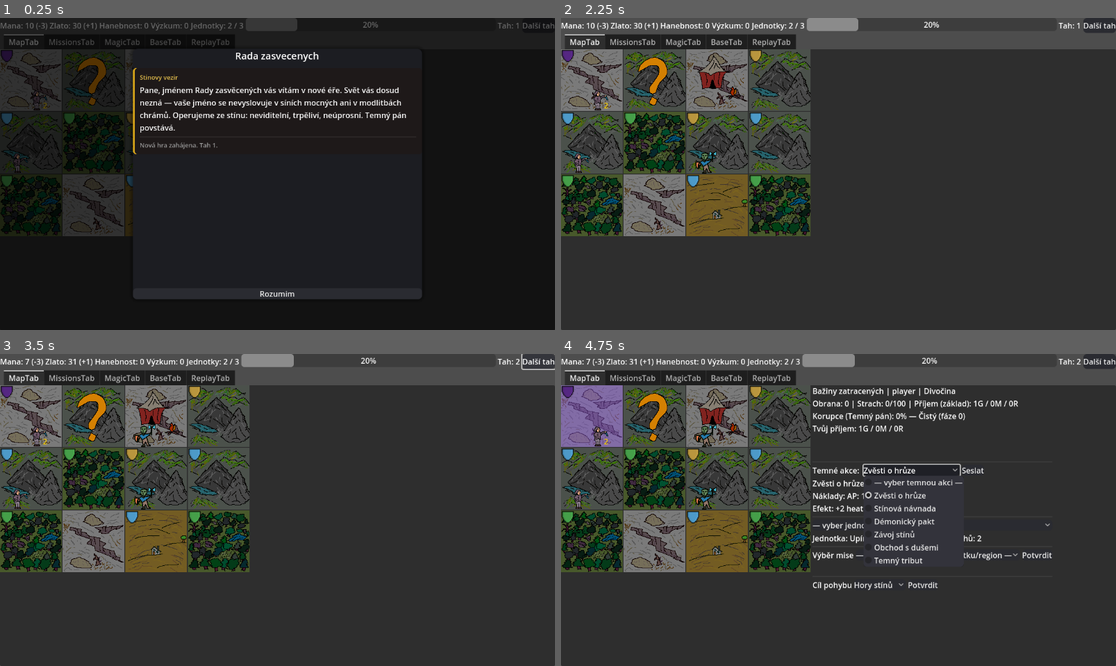
Above: before the commit, frames 1-4 (two rows, left to right).
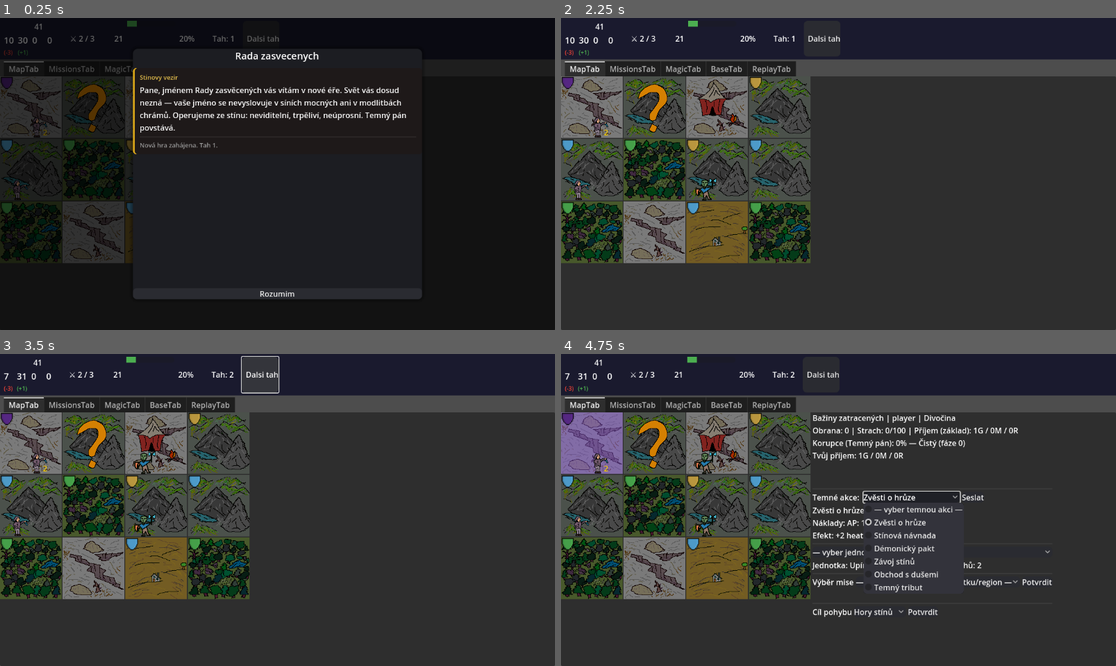
Above: after the commit, the same moments.

Repository: HannibalCZ/dark-lord
Game: Godot game, scene res://scenes/Main.tscn
The game is run twice, just before and just after one commit, with the same random seed, the same clock (stepped at 60 frames per second) and the same inputs.
Inputs (mouse positions are in pixels of both pictures, inside the frame that each line leads up to):
- Up to frame 1 (0.25 s): no input
- Up to frame 2 (2.25 s): click "Další tah" (after the commit: "Dalsi tah") at 0.5 s; click (594, 80) at 1.27 s; click "Rozumim" at 2 s
- Up to frame 3 (3.5 s): click "Další tah" (after the commit: "Dalsi tah") at 2.75 s
- Up to frame 4 (4.75 s): click (594, 416) at 3.52 s; click "Zvěsti o hrůze" at 4.25 s

The runs differ from the first frame. In frame 1, 7.5% of the frame differs, in the area x 0-100%, y 0-79%; in frame 2, 34%; in frame 3, 34%; in frame 4, 39%, in the area x 0-100%, y 0-85%.

Commit message:
TopBar HUD — vizuální bloky zdrojů s ikonkami a barevným heat barem
Co-Authored-By: Claude Sonnet 4.6 <noreply@anthropic.com>

Diff:
--- a/scenes/ui/TopBar.tscn
+++ b/scenes/ui/TopBar.tscn
@@ -2,48 +2,132 @@
 
 [ext_resource type="Script" uid="uid://ulfdh1hbfao7" path="res://scripts/ui/TopBar.gd" id="1_wqstq"]
 
-[node name="TopBar" type="Control"]
+[node name="TopBar" type="PanelContainer"]
 layout_mode = 3
 anchors_preset = 0
 script = ExtResource("1_wqstq")
 
 [node name="HBoxContainer" type="HBoxContainer" parent="."]
-layout_mode = 1
-anchors_preset = 10
-anchor_right = 1.0
-offset_bottom = 31.0
-grow_horizontal = 2
+layout_mode = 2
+theme_override_constants/separation = 16
 
-[node name="Label" type="Label" parent="HBoxContainer"]
+[node name="Resources" type="HBoxContainer" parent="HBoxContainer"]
 layout_mode = 2
-text = "Mana: 0"
+theme_override_constants/separation = 8
 
-[node name="Label2" type="Label" parent="HBoxContainer"]
-layout_mode = 2
-text = "Suroviny: 0"
-
-[node name="Label3" type="Label" parent="HBoxContainer"]
-layout_mode = 2
-text = "Hanebnost: 0"
-
-[node name="ResearchLabel" type="Label" parent="HBoxContainer"]
-layout_mode = 2
-text = "Výzkum: 0"
-
-[node name="UnitsLabel" type="Label" parent="HBoxContainer"]
+[node name="ManaBlock" type="VBoxContainer" parent="HBoxContainer/Resources"]
 layout_mode = 2
 
-[node name="ProgressBar" type="ProgressBar" parent="HBoxContainer"]
+[node name="Icon" type="Label" parent="HBoxContainer/Resources/ManaBlock"]
 layout_mode = 2
+text = "\u2726"
+theme_override_font_sizes/font_size = 16
+
+[node name="Value" type="Label" parent="HBoxContainer/Resources/ManaBlock"]
+layout_mode = 2
+text = "0"
+theme_override_font_sizes/font_size = 18
+
+[node name="Delta" type="Label" parent="HBoxContainer/Resources/ManaBlock"]
+layout_mode = 2
+theme_override_font_sizes/font_size = 12
+theme_override_colors/font_color = Color(0.533, 0.533, 0.533, 1)
+
+[node name="ZlatoBlock" type="VBoxContainer" parent="HBoxContainer/Resources"]
+layout_mode = 2
+
+[node name="Icon" type="Label" parent="HBoxContainer/Resources/ZlatoBlock"]
+layout_mode = 2
+text = "\u25ce"
+theme_override_font_sizes/font_size = 16
+
+[node name="Value" type="Label" parent="HBoxContainer/Resources/ZlatoBlock"]
+layout_mode = 2
+text = "0"
+theme_override_font_sizes/font_size = 18
+
+[node name="Delta" type="Label" parent="HBoxContainer/Resources/ZlatoBlock"]
+layout_mode = 2
+theme_override_font_sizes/font_size = 12
+theme_override_colors/font_color = Color(0.533, 0.533, 0.533, 1)
+
+[node name="HanebnostBlock" type="VBoxContainer" parent="HBoxContainer/Resources"]
+layout_mode = 2
+
+[node name="Icon" type="Label" parent="HBoxContainer/Resources/HanebnostBlock"]
+layout_mode = 2
+text = "\U0001f441"
+theme_override_font_sizes/font_size = 16
+
+[node name="Value" type="Label" parent="HBoxContainer/Resources/HanebnostBlock"]
+layout_mode = 2
+text = "0"
+theme_override_font_sizes/font_size = 18
+
+[node name="Delta" type="Label" parent="HBoxContainer/Resources/HanebnostBlock"]
+layout_mode = 2
+theme_override_font_sizes/font_size = 12
+theme_override_colors/font_color = Color(0.533, 0.533, 0.533, 1)
+
+[node name="VyzkumBlock" type="VBoxContainer" parent="HBoxContainer/Resources"]
+layout_mode = 2
+
+[node name="Icon" type="Label" parent="HBoxContainer/Resources/VyzkumBlock"]
+layout_mode = 2
+text = "\u2697"
+theme_override_font_sizes/font_size = 16
+
+[node name="Value" type="Label" parent="HBoxContainer/Resources/VyzkumBlock"]
+layout_mode = 2
+text = "0"
+theme_override_font_sizes/font_size = 18
+
+[node name="Delta" type="Label" parent="HBoxContainer/Resources/VyzkumBlock"]
+layout_mode = 2
+theme_override_font_sizes/font_size = 12
+theme_override_colors/font_color = Color(0.533, 0.533, 0.533, 1)
+
+[node name="VSeparator" type="VSeparator" parent="HBoxContainer"]
+layout_mode = 2
+
+[node name="Units" type="HBoxContainer" parent="HBoxContainer"]
+layout_mode = 2
+theme_override_constants/separation = 4
+
+[node name="UnitsLabel" type="Label" parent="HBoxContainer/Units"]
+layout_mode = 2
+text = "\u2694 0 / 0"
+
+[node name="VSeparator2" type="VSeparator" parent="HBoxContainer"]
+layout_mode = 2
+
+[node name="HeatSection" type="HBoxContainer" parent="HBoxContainer"]
+layout_mode = 2
+theme_override_constants/separation = 8
+
+[node name="HeatIcon" type="Label" parent="HBoxContainer/HeatSection"]
+layout_mode = 2
+text = "\U0001f321"
+
+[node name="HeatBar" type="ProgressBar" parent="HBoxContainer/HeatSection"]
+layout_mode = 2
+custom_minimum_size = Vector2(100, 12)
 size_flags_horizontal = 3
-step = 5.0
-page = 50.0
-value = 50.0
+max_value = 100.0
+value = 0.0
+show_percentage = false
+
+[node name="HeatValue" type="Label" parent="HBoxContainer/HeatSection"]
+layout_mode = 2
+text = "0%"
+
+[node name="VSeparator3" type="VSeparator" parent="HBoxContainer"]
+layout_mode = 2
 
 [node name="TurnLabel" type="Label" parent="HBoxContainer"]
 layout_mode = 2
 text = "Tah: 1"
 
-[node name="Button" type="Button" parent="HBoxContainer"]
+[node name="NextTurnButton" type="Button" parent="HBoxContainer"]
 layout_mode = 2
-text = "Další tah"
+text = "\u23ed Dalsi tah"
--- a/scripts/ui/TopBar.gd
+++ b/scripts/ui/TopBar.gd
@@ -1,30 +1,73 @@
 # scripts/ui/TopBar.gd
-extends Control
+extends PanelContainer
 
-@onready var mana_label      : Label        = $HBoxContainer/Label
-@onready var res_label       : Label        = $HBoxContainer/Label2
-@onready var noto_label      : Label        = $HBoxContainer/Label3
-@onready var research_label  : Label        = $HBoxContainer/ResearchLabel
-@onready var units_label     : Label        = $HBoxContainer/UnitsLabel # nový label
-@onready var heat_bar        : ProgressBar  = $HBoxContainer/ProgressBar
-@onready var turn_label      : Label        = $HBoxContainer/TurnLabel
-@onready var next_turn_btn   : Button       = $HBoxContainer/Button
+@onready var mana_block      : VBoxContainer = $HBoxContainer/Resources/ManaBlock
+@onready var zlato_block     : VBoxContainer = $HBoxContainer/Resources/ZlatoBlock
+@onready var hanebnost_block : VBoxContainer = $HBoxContainer/Resources/HanebnostBlock
+@onready var vyzkum_block    : VBoxContainer = $HBoxContainer/Resources/VyzkumBlock
+@onready var units_label     : Label         = $HBoxContainer/Units/UnitsLabel
+@onready var heat_bar        : ProgressBar   = $HBoxContainer/HeatSection/HeatBar
+@onready var heat_value      : Label         = $HBoxContainer/HeatSection/HeatValue
+@onready var turn_label      : Label         = $HBoxContainer/TurnLabel
+@onready var next_turn_btn   : Button        = $HBoxContainer/NextTurnButton
 
 func _ready() -> void:
+	var bg := StyleBoxFlat.new()
+	bg.bg_color = Color("#1a1a2e")
+	bg.content_margin_left   = 8.0
+	bg.content_margin_right  = 8.0
+	bg.content_margin_top    = 6.0
+	bg.content_margin_bottom = 6.0
+	add_theme_stylebox_override("panel", bg)
+
 	GameState.connect("game_updated", Callable(self, "_refresh"))
 	next_turn_btn.pressed.connect(_on_next_turn_pressed)
 	_refresh()
 
 func _refresh() -> void:
-	var econ := GameState.economic_manager.compute_income_and_upkeep("player")
-	mana_label.text = "Mana: %d (%+d)" % [GameState.faction_manager.get_faction(Balance.PLAYER_FACTION).resources["mana"], int(econ.net_mana)]
-	res_label.text  = "Zlato: %d (%+d)" % [GameState.faction_manager.get_faction(Balance.PLAYER_FACTION).resources["gold"], int(econ.net_gold)]
-	noto_label.text = "Hanebnost: %d" % GameState.faction_manager.get_faction(Balance.PLAYER_FACTION).resources["infamy"]
-	research_label.text = "Výzkum: %d" % GameState.faction_manager.get_faction(Balance.PLAYER_FACTION).resources["research"]
-	units_label.text = "Jednotky: %d / %d" % [GameState.unit_manager.get_active_unit_count_for(Balance.PLAYER_FACTION), GameState.unit_manager.unit_limit]
-	heat_bar.value  = GameState.heat
+	var faction := GameState.faction_manager.get_faction(Balance.PLAYER_FACTION)
+	var econ    := GameState.economic_manager.compute_income_and_upkeep("player")
+
+	_update_resource_block(mana_block,      faction.resources["mana"],     int(econ.net_mana))
+	_update_resource_block(zlato_block,     faction.resources["gold"],     int(econ.net_gold))
+	_update_resource_block(hanebnost_block, faction.resources["infamy"],   0)
+	_update_resource_block(vyzkum_block,    faction.resources["research"], 0)
+
+	units_label.text = "\u2694 %d / %d" % [
+		GameState.unit_manager.get_active_unit_count_for(Balance.PLAYER_FACTION),
+		GameState.unit_manager.unit_limit
+	]
+
+	_update_heat_bar(GameState.heat)
 	turn_label.text = "Tah: %d" % GameState.turn
 
+
+func _update_resource_block(block: VBoxContainer, value: int, delta: int) -> void:
+	block.get_node("Value").text = str(value)
+	var delta_label : Label = block.get_node("Delta")
+	if delta > 0:
+		delta_label.text = "(+%d)" % delta
+		delta_label.add_theme_color_override("font_color", Color("#4caf50"))
+	elif delta < 0:
+		delta_label.text = "(%d)" % delta
+		delta_label.add_theme_color_override("font_color", Color("#f44336"))
+	else:
+		delta_label.text = ""
+
+
+func _update_heat_bar(value: int) -> void:
+	heat_bar.value = value
+	heat_value.text = "%d%%" % value
+	var style := StyleBoxFlat.new()
+	if value >= 100:
+		style.bg_color = Color("#9c27b0")
+	elif value >= 75:
+		style.bg_color = Color("#f44336")
+	elif value >= 50:
+		style.bg_color = Color("#ff9800")
+	else:
+		style.bg_color = Color("#4caf50")
+	heat_bar.add_theme_stylebox_override("fill", style)
 
 
 func _on_next_turn_pressed() -> void:
